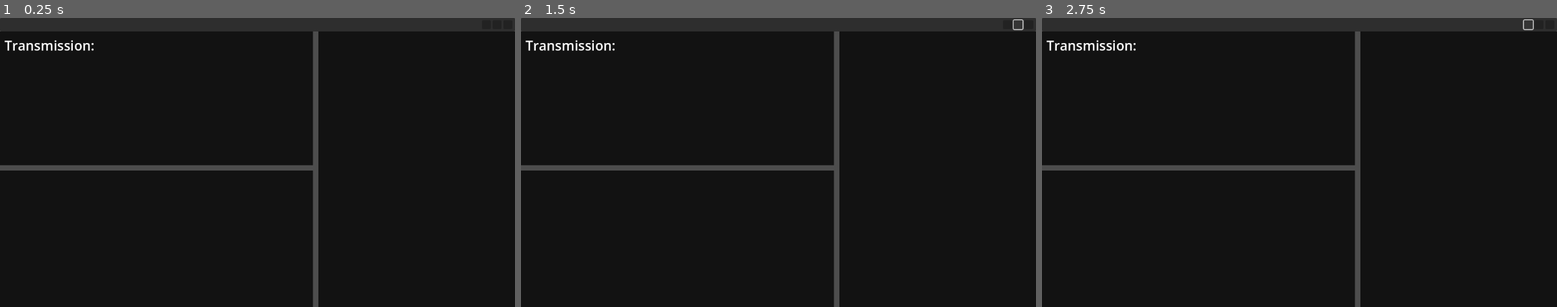
Above: before the commit, frames 1-3 (left to right).
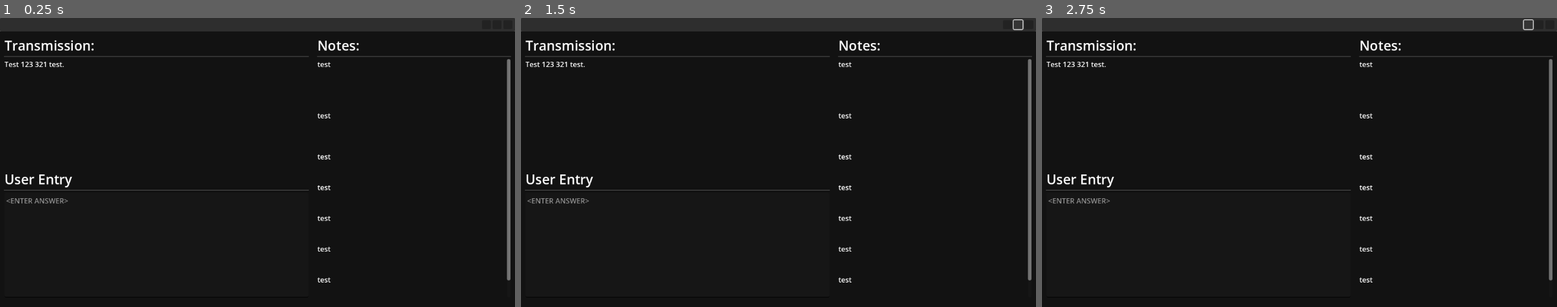
Above: after the commit, the same moments.

Repository: Fxll3n/Ciphers-Please
Game: Godot game, scene res://terminal.tscn
Same seed, same stepped clock (60 frames per second), same inputs: the game is played once before the commit and once after it. The project has no main scene, so this scene is started directly.
Inputs (mouse positions are in pixels of both pictures, inside the frame that each line leads up to):
- Up to frame 1 (0.25 s): no input
- Up to frame 2 (1.5 s): click (1005, 23) at 0.5 s; click (1020, 23) at 1.25 s
- Up to frame 3 (2.75 s): click (1526, 23) at 2 s

The runs differ from the first frame. In frame 1, 3.8% of the frame differs, in the area x 0-100%, y 4-100%; in frame 2, 3.8%; in frame 3, 3.8%.

Commit message:
extra stuff on terminal

Diff:
--- a/scripts/CurrentTask/CurrentTask.tres
+++ b/scripts/CurrentTask/CurrentTask.tres
@@ -1,5 +1,6 @@
-[gd_resource type="GDScript" format=3 uid="uid://djwjpuhp64xvk"]
+[gd_resource type="Resource" script_class="EmptyTask" load_steps=2 format=3]
+
+[ext_resource type="Script" path="res://scripts/CustomResources/EmptyTask.gd" id="1_lbdgf"]
 
 [resource]
-script/source = "extends Resource
-"
+script = ExtResource("1_lbdgf")
--- a/scripts/CustomResources/AtbashTask.gd
+++ b/scripts/CustomResources/AtbashTask.gd
@@ -2,3 +2,4 @@
 class_name AtbashTask
 
 var text: String
+var isEncrypted: bool
--- a/scripts/CustomResources/CeasarTask.gd
+++ b/scripts/CustomResources/CeasarTask.gd
@@ -3,3 +3,4 @@
 
 var text: String
 var shift_amount: int
+var isEncrypted: bool
--- a/scripts/CustomResources/EmptyTask.gd
+++ b/scripts/CustomResources/EmptyTask.gd
@@ -1,2 +1,6 @@
 extends Resource
 class_name EmptyTask
+
+var text = "Test 123 321 test."
+var key = "123testtest321"
+var isEncrypted: bool = false
--- a/scripts/CustomResources/PigPenTask.gd
+++ b/scripts/CustomResources/PigPenTask.gd
@@ -2,3 +2,4 @@
 class_name PigPenTask
 
 var text: String
+var isEncrypted: bool
--- a/scripts/CustomResources/RailTask.gd
+++ b/scripts/CustomResources/RailTask.gd
@@ -3,3 +3,4 @@
 
 var text: String
 var shift_amount: int
+var isEncrypted: bool
--- a/scripts/CustomResources/VigenereTask.gd
+++ b/scripts/CustomResources/VigenereTask.gd
@@ -3,3 +3,4 @@
 
 var text: String
 var key: String
+var isEncrypted: bool
--- a/terminal.gd
+++ b/terminal.gd
@@ -1,4 +1,8 @@
 extends Control
+
+
+@onready var transmission_text: RichTextLabel = $"TabBarSplit/MainSplit/TransmisionSplit/Section 1/MarginContainer/VBoxContainer/TransmissionText"
+@onready var notes_text: RichTextLabel = $"TabBarSplit/MainSplit/Section 3/MarginContainer/VBoxContainer/NotesText"
 
 
 var loaded_task = func():
@@ -17,8 +21,12 @@
 	else:
 		return task as EmptyTask
 
+func _ready() -> void:
+	ResourceSaver.save(EmptyTask.new(), "res://scripts/CurrentTask/CurrentTask.tres")
 
-
+func _process(delta: float) -> void:
+	var task = loaded_task.call()
+	transmission_text.text = task.text
 
 func _on_exit_pressed() -> void:
 	pass # Replace with leaving terminal code
--- a/terminal.tscn
+++ b/terminal.tscn
@@ -14,7 +14,7 @@
 grow_vertical = 2
 script = ExtResource("1_qowvr")
 
-[node name="VSplitContainer" type="VSplitContainer" parent="."]
+[node name="TabBarSplit" type="VSplitContainer" parent="."]
 layout_mode = 1
 anchors_preset = 15
 anchor_right = 1.0
@@ -24,10 +24,10 @@
 split_offset = 30
 dragger_visibility = 2
 
-[node name="Panel" type="Panel" parent="VSplitContainer"]
-layout_mode = 2
-
-[node name="HBoxContainer" type="HBoxContainer" parent="VSplitContainer/Panel"]
+[node name="Panel" type="Panel" parent="TabBarSplit"]
+layout_mode = 2
+
+[node name="HBoxContainer" type="HBoxContainer" parent="TabBarSplit/Panel"]
 layout_mode = 1
 anchors_preset = 6
 anchor_left = 1.0
@@ -42,37 +42,39 @@
 grow_vertical = 2
 alignment = 2
 
-[node name="Size" type="Button" parent="VSplitContainer/Panel/HBoxContainer"]
+[node name="Size" type="Button" parent="TabBarSplit/Panel/HBoxContainer"]
 custom_minimum_size = Vector2(20, 20)
 layout_mode = 2
 size_flags_horizontal = 0
 size_flags_vertical = 0
 
-[node name="Minimize" type="Button" parent="VSplitContainer/Panel/HBoxContainer"]
+[node name="Minimize" type="Button" parent="TabBarSplit/Panel/HBoxContainer"]
 custom_minimum_size = Vector2(20, 20)
 layout_mode = 2
 size_flags_horizontal = 0
 size_flags_vertical = 0
 
-[node name="Exit" type="Button" parent="VSplitContainer/Panel/HBoxContainer"]
+[node name="Exit" type="Button" parent="TabBarSplit/Panel/HBoxContainer"]
 custom_minimum_size = Vector2(20, 20)
 layout_mode = 2
 size_flags_horizontal = 0
 size_flags_vertical = 0
 
-[node name="HSplitContainer" type="HSplitContainer" parent="VSplitContainer"]
+[node name="MainSplit" type="HSplitContainer" parent="TabBarSplit"]
 layout_mode = 2
 split_offset = 700
-
-[node name="VSplitContainer" type="VSplitContainer" parent="VSplitContainer/HSplitContainer"]
+dragger_visibility = 2
+
+[node name="TransmisionSplit" type="VSplitContainer" parent="TabBarSplit/MainSplit"]
 layout_mode = 2
 split_offset = 300
-
-[node name="Panel" type="Panel" parent="VSplitContainer/HSplitContainer/VSplitContainer"]
+dragger_visibility = 2
+
+[node name="Section 1" type="Panel" parent="TabBarSplit/MainSplit/TransmisionSplit"]
 layout_mode = 2
 theme_override_styles/panel = SubResource("StyleBoxFlat_nfhgd")
 
-[node name="MarginContainer" type="MarginContainer" parent="VSplitContainer/HSplitContainer/VSplitContainer/Panel"]
+[node name="MarginContainer" type="MarginContainer" parent="TabBarSplit/MainSplit/TransmisionSplit/Section 1"]
 layout_mode = 1
 anchors_preset = -1
 anchor_right = 1.0
@@ -84,17 +86,115 @@
 grow_horizontal = 2
 grow_vertical = 2
 
-[node name="RichTextLabel" type="RichTextLabel" parent="VSplitContainer/HSplitContainer/VSplitContainer/Panel/MarginContainer"]
+[node name="VBoxContainer" type="VBoxContainer" parent="TabBarSplit/MainSplit/TransmisionSplit/Section 1/MarginContainer"]
+layout_mode = 2
+
+[node name="TransmissionHeading" type="RichTextLabel" parent="TabBarSplit/MainSplit/TransmisionSplit/Section 1/MarginContainer/VBoxContainer"]
+custom_minimum_size = Vector2(0, 40)
 layout_mode = 2
 bbcode_enabled = true
-text = "[font_size=30]Transmission:"
-
-[node name="Panel2" type="Panel" parent="VSplitContainer/HSplitContainer/VSplitContainer"]
+text = "[code][font_size=30]Transmission:[/font_size]"
+scroll_active = false
+
+[node name="HSeparator" type="HSeparator" parent="TabBarSplit/MainSplit/TransmisionSplit/Section 1/MarginContainer/VBoxContainer"]
+layout_mode = 2
+
+[node name="TransmissionText" type="RichTextLabel" parent="TabBarSplit/MainSplit/TransmisionSplit/Section 1/MarginContainer/VBoxContainer"]
+custom_minimum_size = Vector2(0, 229)
+layout_mode = 2
+
+[node name="Section 2" type="Panel" parent="TabBarSplit/MainSplit/TransmisionSplit"]
 layout_mode = 2
 theme_override_styles/panel = SubResource("StyleBoxFlat_nfhgd")
 
-[node name="Panel2" type="Panel" parent="VSplitContainer/HSplitContainer"]
+[node name="MarginContainer" type="MarginContainer" parent="TabBarSplit/MainSplit/TransmisionSplit/Section 2"]
+layout_mode = 1
+anchors_preset = -1
+anchor_right = 1.0
+anchor_bottom = 1.0
+offset_left = 10.0
+offset_top = 10.0
+offset_right = -10.0
+offset_bottom = -10.0
+grow_horizontal = 2
+grow_vertical = 2
+
+[node name="VBoxContainer" type="VBoxContainer" parent="TabBarSplit/MainSplit/TransmisionSplit/Section 2/MarginContainer"]
+layout_mode = 2
+
+[node name="UserEntryHeading" type="RichTextLabel" parent="TabBarSplit/MainSplit/TransmisionSplit/Section 2/MarginContainer/VBoxContainer"]
+custom_minimum_size = Vector2(0, 40)
+layout_mode = 2
+bbcode_enabled = true
+text = "[code][font_size=30]User Entry
+"
+scroll_active = false
+
+[node name="HSeparator" type="HSeparator" parent="TabBarSplit/MainSplit/TransmisionSplit/Section 2/MarginContainer/VBoxContainer"]
+layout_mode = 2
+
+[node name="TextEdit" type="TextEdit" parent="TabBarSplit/MainSplit/TransmisionSplit/Section 2/MarginContainer/VBoxContainer"]
+custom_minimum_size = Vector2(0, 235)
+layout_mode = 2
+placeholder_text = "<ENTER ANSWER>"
+
+[node name="Section 3" type="Panel" parent="TabBarSplit/MainSplit"]
 layout_mode = 2
 theme_override_styles/panel = SubResource("StyleBoxFlat_nfhgd")
 
-[connection signal="pressed" from="VSplitContainer/Panel/HBoxContainer/Exit" to="." method="_on_exit_pressed"]
+[node name="MarginContainer" type="MarginContainer" parent="TabBarSplit/MainSplit/Section 3"]
+layout_mode = 1
+anchors_preset = -1
+anchor_right = 1.0
+anchor_bottom = 1.0
+offset_left = 10.0
+offset_top = 10.0
+offset_right = -10.0
+offset_bottom = -10.0
+grow_horizontal = 2
+grow_vertical = 2
+metadata/_edit_use_anchors_ = true
+
+[node name="VBoxContainer" type="VBoxContainer" parent="TabBarSplit/MainSplit/Section 3/MarginContainer"]
+layout_mode = 2
+
+[node name="NotesHeading" type="RichTextLabel" parent="TabBarSplit/MainSplit/Section 3/MarginContainer/VBoxContainer"]
+custom_minimum_size = Vector2(0, 40)
+layout_mode = 2
+bbcode_enabled = true
+text = "[code][font_size=30]Notes:"
+scroll_active = false
+
+[node name="HSeparator" type="HSeparator" parent="TabBarSplit/MainSplit/Section 3/MarginContainer/VBoxContainer"]
+layout_mode = 2
+
+[node name="NotesText" type="RichTextLabel" parent="TabBarSplit/MainSplit/Section 3/MarginContainer/VBoxContainer"]
+custom_minimum_size = Vector2(0, 534)
+layout_mode = 2
+text = "test
+
+
+
+
+test
+
+
+
+test
+
+
+test
+
+
+test
+
+
+test
+
+
+test
+
+
+tes"
+
+[connection signal="pressed" from="TabBarSplit/Panel/HBoxContainer/Exit" to="." method="_on_exit_pressed"]
--- /dev/null
+++ b/ursc/canvas_item/dithering.gdshader
@@ -0,0 +1,30 @@
+#pragma disable_preprocessor
+
+shader_type canvas_item;
+
+// 0: bypass
+uniform float color_depth: hint_range(0, 32, 8) = 24;
+
+uniform sampler2D dithering_pattern_texture:
+	hint_default_white, repeat_enable, filter_nearest;
+
+void fragment()
+{
+	vec3 base_color = texture(TEXTURE, UV).rgb;
+
+	if (color_depth > 0.0)
+	{
+		vec2 dpt_size = vec2(textureSize(dithering_pattern_texture, 0));
+		vec2 texture_size = vec2(textureSize(TEXTURE, 0));
+
+		vec3 dithering = texture(
+			dithering_pattern_texture, UV * (texture_size / dpt_size)).rgb - 0.5;
+
+		COLOR.rgb = round(
+			base_color.rgb * color_depth + dithering) / color_depth;
+	}
+	else
+	{
+		COLOR.rgb = base_color;
+	}
+}
--- /dev/null
+++ b/ursc/canvas_item/fade.gdshader
@@ -0,0 +1,16 @@
+#pragma disable_preprocessor
+
+shader_type canvas_item;
+
+uniform sampler2D SCREEN_TEXTURE: hint_screen_texture, filter_nearest, repeat_disable;
+
+//  1: white
+// -1: black
+uniform int mode: hint_range(-1, 1, 2) = -1;
+
+void fragment()
+{
+	vec3 screen_color = texture(SCREEN_TEXTURE, SCREEN_UV).rgb;
+	COLOR.rgb = screen_color + COLOR.a * float(mode);
+	COLOR.a = 1.0;
+}
--- /dev/null
+++ b/ursc/setup.gd
@@ -0,0 +1,57 @@
+# Ultimate Retro Shader Collection (v1.3.0): Setup Script
+#
+# This script will add the necessary shader globals for URSC shaders to your project.godot file.
+# To run, just click File -> Run.
+# In order to fully register the globals, the editor will be restarted upon running.
+#
+# NOTE: this script CAN'T be used to manage the globals for your game! You'll need to write your
+# own code to handle the values of the globals at runtime.
+@tool
+extends EditorScript
+
+
+var shader_globals := {
+	"affine_texture_mapping": {
+		"type": "bool",
+		"value": true
+	},
+	"fog_color": {
+		"type": "color",
+		"value": Color(0, 0, 0, 1)
+	},
+	"fog_start_distance": {
+		"type": "float",
+		"value": 0.0
+	},
+	"fog_end_distance": {
+		"type": "float",
+		"value": 0.0
+	},
+	"cull_distance": {
+		"type": "float",
+		"value": 64.0
+	},
+	"texture_filtering": {
+		"type": "bool",
+		"value": false
+	},
+	"texture_lod_halve_distance": {
+		"type": "float",
+		"value": 0.0
+	},
+	"vertex_snap_intensity": {
+		"type": "int",
+		"value": 2
+	}
+}
+
+
+func _run() -> void:
+	for key: String in shader_globals:
+		var full_key := "shader_globals/%s" % key
+
+		if not ProjectSettings.has_setting(full_key):
+			ProjectSettings.set_setting(full_key, shader_globals[key])
+
+	ProjectSettings.save()
+	EditorInterface.restart_editor()
--- /dev/null
+++ b/ursc/spatial/basic_opaque.gdshader
@@ -0,0 +1,5 @@
+shader_type spatial;
+
+#define TEXTURE_DISABLED
+
+#include "common.gdshaderinc"
--- /dev/null
+++ b/ursc/spatial/basic_transparent.gdshader
@@ -0,0 +1,6 @@
+shader_type spatial;
+
+#define ALPHA_BLEND
+#define TEXTURE_DISABLED
+
+#include "common.gdshaderinc"
--- /dev/null
+++ b/ursc/spatial/flat_sky.gdshader
@@ -0,0 +1,75 @@
+shader_type spatial;
+render_mode unshaded;
+
+global uniform bool texture_filtering;
+
+uniform sampler2D albedo_texture : source_color, filter_nearest, repeat_enable;
+uniform vec2 uv_offset = vec2(0.0);
+uniform vec2 uv_scale = vec2(1.0);
+uniform vec2 uv_scroll_speed = vec2(0.0);
+
+vec4 albedoTextureFiltered(vec2 uv)
+{
+	vec2 albedo_texture_size = vec2(textureSize(albedo_texture, 0));
+
+	vec2 tex_pix_a = vec2(1.0 / albedo_texture_size.x, 0.0);
+	vec2 tex_pix_b = vec2(0.0, 1.0 / albedo_texture_size.y);
+	vec2 tex_pix_c = vec2(tex_pix_a.x,tex_pix_b.y);
+	vec2 half_tex = vec2(tex_pix_a.x * 0.5, tex_pix_b.y * 0.5);
+	vec2 uv_centered = uv - half_tex;
+
+	vec4 diffuse_color = texture(albedo_texture, uv_centered);
+	vec4 sample_a = texture(albedo_texture, uv_centered + tex_pix_a);
+	vec4 sample_b = texture(albedo_texture, uv_centered + tex_pix_b);
+	vec4 sample_c = texture(albedo_texture, uv_centered + tex_pix_c);
+
+	float interp_x = modf(uv_centered.x * albedo_texture_size.x, albedo_texture_size.x);
+	float interp_y = modf(uv_centered.y * albedo_texture_size.y, albedo_texture_size.y);
+
+	if (uv_centered.x < 0.0)
+	{
+		interp_x = 1.0 - interp_x * -1.0;
+	}
+	if (uv_centered.y < 0.0)
+	{
+		interp_y = 1.0 - interp_y * -1.0;
+	}
+
+	diffuse_color = (
+		diffuse_color +
+		interp_x * (sample_a - diffuse_color) +
+		interp_y * (sample_b - diffuse_color)) *
+		(1.0 - step(1.0, interp_x + interp_y));
+
+	diffuse_color += (
+		(sample_c + (1.0 - interp_x) * (sample_b - sample_c) +
+		(1.0 - interp_y) * (sample_a - sample_c)) *
+		step(1.0, interp_x + interp_y));
+
+    return diffuse_color;
+}
+
+void fragment()
+{
+	float y = atan(VIEW_MATRIX[0][2], VIEW_MATRIX[2][2]);
+	float x = asin(VIEW_MATRIX[1][2]);
+
+	vec2 bg_coordinates = (vec2(y * 0.5, -x) * -(1.0 / PI)) + 0.5;
+	bg_coordinates.y *= 0.5;
+
+	vec2 bg_scale;
+
+	bg_scale.y = 0.5;
+
+	vec2 albedo_texture_size = vec2(textureSize(albedo_texture, 0));
+	float aspect_ratio = albedo_texture_size.x / albedo_texture_size.y;
+	bg_scale.x = VIEWPORT_SIZE.x / (VIEWPORT_SIZE.y * aspect_ratio) * bg_scale.y;
+
+	vec2 uv = (
+		SCREEN_UV * uv_scale + uv_offset + (uv_scroll_speed * TIME)) * bg_scale + bg_coordinates;
+
+	if (texture_filtering)
+		ALBEDO = albedoTextureFiltered(uv).rgb;
+	else
+		ALBEDO = texture(albedo_texture, uv).rgb;
+}
--- /dev/null
+++ b/ursc/spatial/metallic_opaque.gdshader
@@ -0,0 +1,5 @@
+shader_type spatial;
+
+#define TEXTURE_METAL
+
+#include "common.gdshaderinc"
--- /dev/null
+++ b/ursc/spatial/metallic_transparent.gdshader
@@ -0,0 +1,6 @@
+shader_type spatial;
+
+#define ALPHA_BLEND
+#define TEXTURE_METAL
+
+#include "common.gdshaderinc"
--- /dev/null
+++ b/ursc/spatial/shiny_opaque.gdshader
@@ -0,0 +1,5 @@
+shader_type spatial;
+
+#define SHINY
+
+#include "common.gdshaderinc"
--- /dev/null
+++ b/ursc/spatial/shiny_transparent.gdshader
@@ -0,0 +1,6 @@
+shader_type spatial;
+
+#define ALPHA_BLEND
+#define SHINY
+
+#include "common.gdshaderinc"
--- /dev/null
+++ b/ursc/spatial/sprite.gdshader
@@ -0,0 +1,6 @@
+shader_type spatial;
+
+#define ALPHA_SCISSOR
+#define BILLBOARD
+
+#include "common.gdshaderinc"
--- /dev/null
+++ b/ursc/spatial/standard_opaque.gdshader
@@ -0,0 +1,3 @@
+shader_type spatial;
+
+#include "common.gdshaderinc"
--- /dev/null
+++ b/ursc/spatial/standard_transparent.gdshader
@@ -0,0 +1,5 @@
+shader_type spatial;
+
+#define ALPHA_BLEND
+
+#include "common.gdshaderinc"
Not shown, added: assets/music/solving puzzles.wav.import
Not shown, added: ursc/spatial/common.gdshaderinc
Not shown, added: assets/music/solving puzzles.wav
Not shown, added: ursc/LICENSE.md
